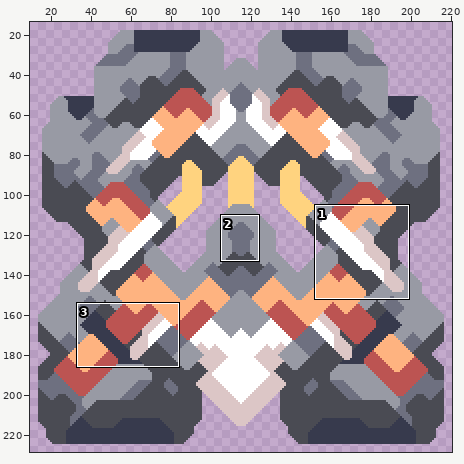
A pixel-art file gets an edit: core/assets-raw/sprites/units/conquer.aseprite. Above: a wide view before the commit, with the close-up outlined.
Close-up. Earlier state:
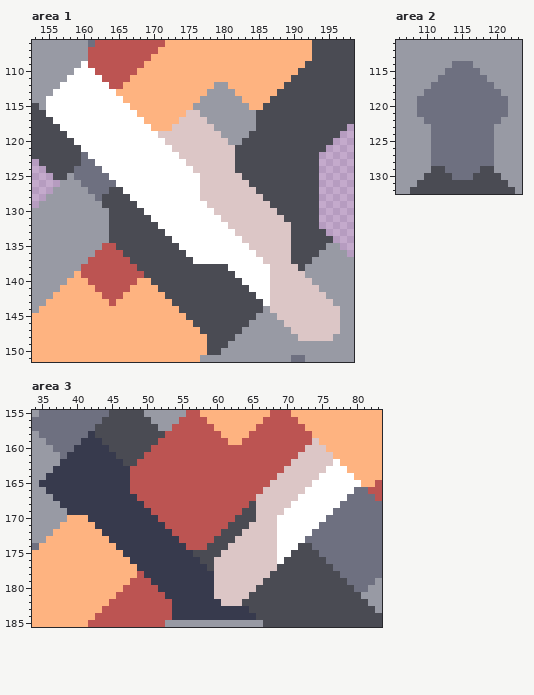
231x231 pixels, 1 frame. Shown: area 1: x 153..198, y 106..151; area 2: x 106..123, y 111..132; area 3: x 34..83, y 155..185. The wide view leaves out empty margins. The commit also changed other parts of the picture, which this record leaves out.
New version:
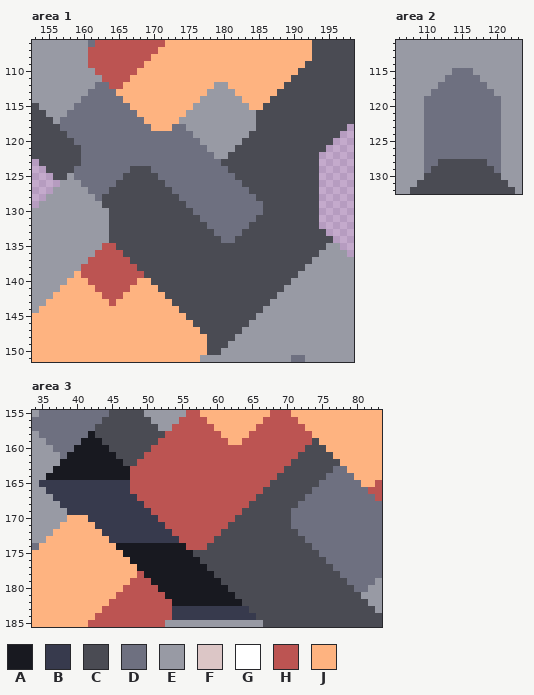
Palette (. is transparent): A #181920  B #373a4d  C #4a4b53  D #6e7080  E #989aa4  F #dcc6c6  G #ffffff  H #bc5452  J #feb380
From old to new:
layer "cell" now hidden
Changed rows in their new state; - is an unchanged pixel.
Area 1:
first column x 155:
109 -----E------------------------------------
110 ----EEE-----------------------------------
111 ---EEEEE----------------------------------
112 --EEEEEDD---------------------------------
113 -EEEEEDDDD--------------------------------
114 EEEEEDDDDDD-------------------------------
115 EEEEDDDDDDDD------------------------------
116 EEEDDDDDDDDDD-------EE--------------------
117 -EDDDDDDDDDDDD-----EEEE-------------------
118 --DDDDDDDDDDDDD---DDEEEE------------------
119 ---DDDDDDDDDDDDDDDDDDEEEE-----------------
120 ----DDDDDDDDDDDDDDDDDDEEEE----------------
121 -----DDDDDDDDDDDDDDDDDDEEEE---------------
122 ------DDDDDDDDDDDDDDDDDDEEC---------------
123 -------DDDDDDDDDDDDDDDDDDCC---------------
124 --------DDDDCCCDDDDDDDDDDDC---------------
125 ---------DDCCCCCDDDDDDDDDDDC--------------
126 ----------CCCCCCCDDDDDDDDDDDC-------------
127 -----------CCCCCCCDDDDDDDDDDDC------------
128 ------------CCCCCCCDDDDDDDDDDDC-----------
129 -------------CCCCCCCDDDDDDDDDDDC----------
130 --------------CCCCCCCDDDDDDDDDDCC---------
131 ---------------CCCCCCCDDDDDDDDCCCC--------
132 ----------------CCCCCCCDDDDDDCCCCCC-------
133 -----------------CCCCCCCDDDDCCCCCCC-------
134 ------------------CCCCCCCDDCCCCCCCC-------
135 -------------------CCCCCCCCCCCCCCCC-------
136 --------------------CCCCCCCCCCCCCCC-------
137 ---------------------CCCCCCCCCCCCCC-------
138 --------------------------CCCCCCCCCC------
139 ---------------------------CCCCCCCCCE-----
140 ----------------------------CCCCCCCEEE----
141 -----------------------------CCCCCEEEEE---
142 ------------------------------CCCEEEEEEE--
143 -------------------------------CEEEEEEEEE-
144 --------------------------------EEEEEEEEEE
145 ---------------------------------EEEEEEEEE
146 ----------------------------------EEEEEEEE
147 -----------------------------------EEEEEEE
148 ------------------------------------EEEEE-
Area 2, layer "body":
first column x 109:
114 -----EEE-----
115 ----E---E----
116 ---E-----E---
117 --E-------E--
118 -E---------E-
119 E-----------E
120 E-----------E
121 E-----------E
123 -D---------D-
124 -D---------D-
125 -D---------D-
126 -D---------D-
127 -D---------D-
128 -D-CCCCCCC-D-
129 -D--CCCCC--D-
130 -----CCC-----
Area 3:
first column x 36:
158 ------A--------------------------------------
159 -----AAA------------------------------C------
160 ----AAAAA----------------------------CCC-----
161 ---AAAAAAA--------------------------CCCCC----
162 --AAAAAAAAA------------------------CCCCCCC---
163 -AAAAAAAAAAA----------------------CCCCCCCDD--
164 AAAAAAAAAAAA---------------------CCCCCCCDDDD-
165 --------------------------------CCCCCCCDDDDDD
166 -------------------------------CCCCCCCDDDDDD-
167 ------------------------------CCCCCCCDDDDDD--
168 ------------------------------CCCCCCDDDDDD---
169 ------------------------------CCCCCDDDDDD----
170 ------------------------------CCCCCDDDDD-----
171 -----------------------------CCCCCCDDDD------
172 ----------------------------CCCCCCCCDD-------
173 ---------------------------CCCCCCCCCC--------
174 ----------AAAAAAAAAA------CCCCCCCCCC---------
175 -----------AAAAAAAAAA----CCCCCCCCCC----------
176 ------------AAAAAAAAAA--CCCCCCCCCC-----------
177 -------------AAAAAAAAAA-CCCCCCCCC------------
178 --------------AAAAAAAAAACCCCCCCC-------------
179 ---------------AAAAAAAAAACCCCCC--------------
180 ----------------AAAAAAAAAACCCC---------------
181 -----------------AAAAAAAAAACC----------------
182 ------------------AAAAAAAAAA-----------------
Pixel boxes of the changes (left, top, right, bottom) in both close-ups:
changed: (46, 61, 340, 341)
changed: (417, 61, 508, 180)
changed: (46, 431, 361, 606)
